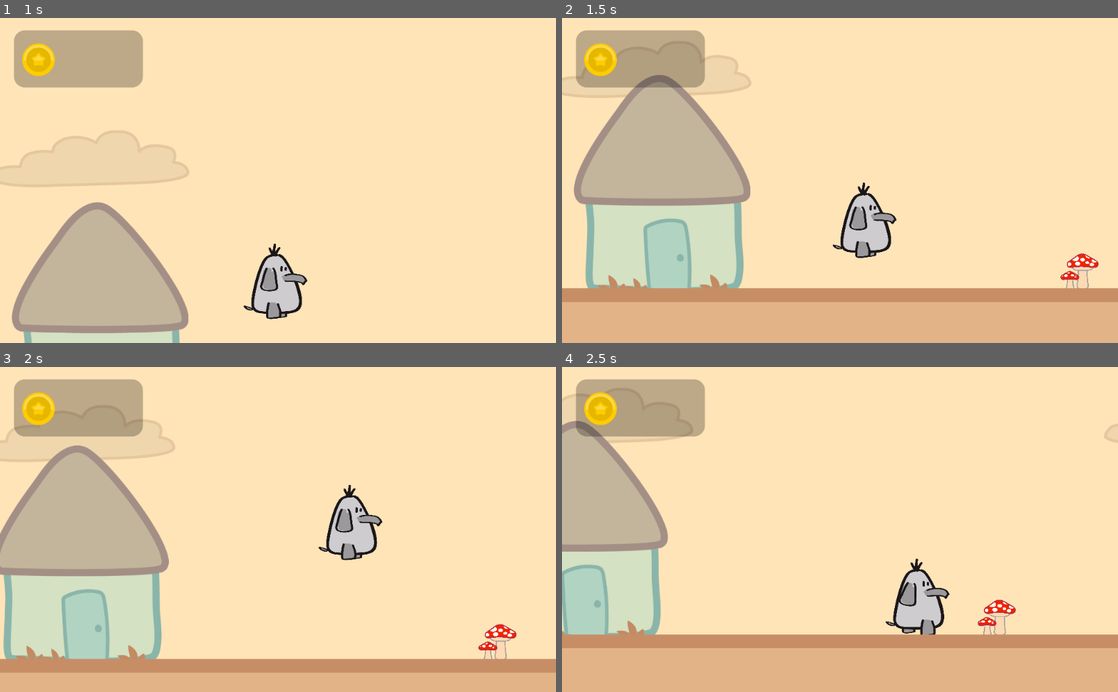
Above: before the commit, frames 1-4 (two rows, left to right).
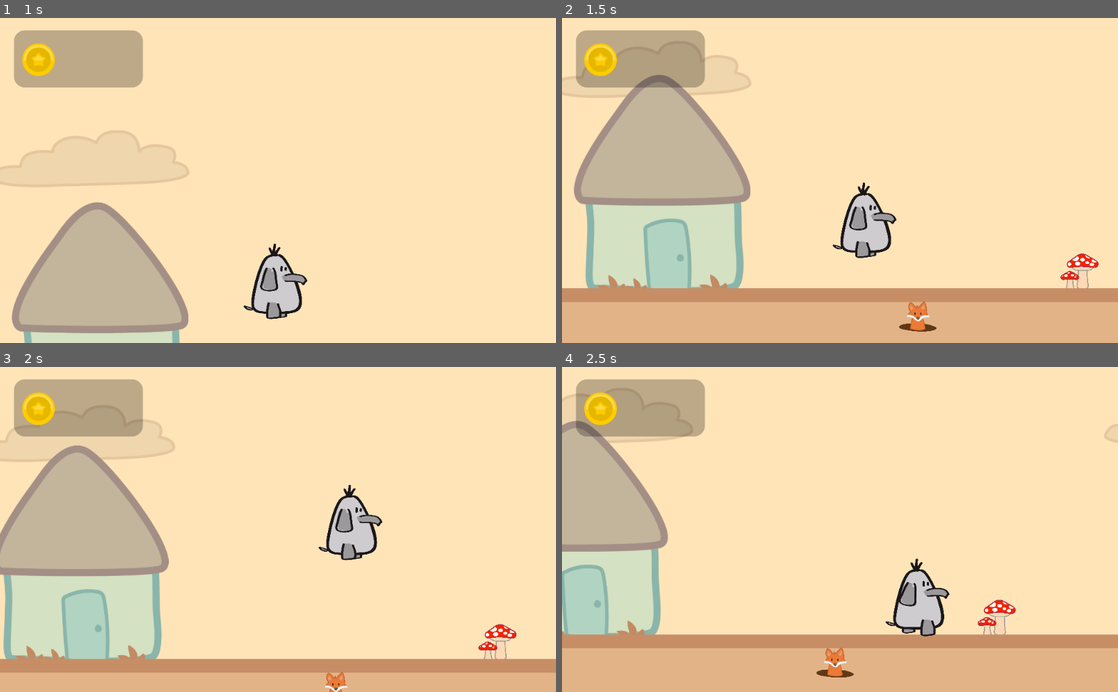
Above: after the commit, the same moments.

Repository: wlaj/allie-the-ellie-mobile-app
Game: Godot game, scene res://scenes/Menu.tscn
Two runs of this game, one before a commit and one after it. Both use one fixed random seed, a clock stepped at 60 frames per second and the inputs below. Video files are missing from this copy of the repository; at most half a second of black plays in their place.
Inputs (mouse positions are in pixels of both pictures, inside the frame that each line leads up to):
- Up to frame 1 (1 s): click (278, 180) at 0.5 s
- Up to frame 2 (1.5 s): move the mouse to (962, 164) at 1.27 s; hold Right (right) from 1.28 s (still down); click (962, 164) at 1.42 s
- Up to frame 3 (2 s): keep holding Right (right); tap Space (jump) at 1.52 s
- Up to frame 4 (2.5 s): keep holding Right (right); move the mouse to (728, 545) at 2.02 s; click (728, 545) at 2.17 s; tap Space (jump) at 2.27 s

Frame 1 is identical in both runs. In frame 2, 0.3% of the frame differs, in the area x 60-68%, y 87-97%; in frame 3, 0.2%; in frame 4, 0.3%, in the area x 45-67%, y 82-96%.

Commit message:
v1.5.2 - Alpha interactions, added background on winter map

Diff:
--- /dev/null
+++ b/Platform/Sprite.gd
@@ -0,0 +1,19 @@
+extends Sprite
+
+
+# Declare member variables here. Examples:
+# var a = 2
+# var b = "text"
+
+
+# Called when the node enters the scene tree for the first time.
+func _input(event):
+	if event is InputEventMouseButton and event.pressed and event.button_index == BUTTON_LEFT:
+		if get_rect().has_point(to_local(event.position)):
+			print("A click!")
+
+
+
+# Called every frame. 'delta' is the elapsed time since the previous frame.
+#func _process(delta):
+#	pass
--- a/Platform/scenes/Allie.gd
+++ b/Platform/scenes/Allie.gd
@@ -36,14 +36,14 @@
 func _on_Fallzone_body_entered(body):
 	get_tree().change_scene("res://scenes/large/Fall-lvl.tscn")
 
-
 func _on_Starthouse_body_entered(body):
 	get_tree().change_scene("res://scenes/small/Cave-lvl.tscn")
-
 
 func _on_Cave_body_entered():
 	get_tree().change_scene("res://scenes/small/Cave-lvl.tscn")
 
 
-func _on_Area2D_body_entered(body):
-	get_tree().change_scene("res://scenes/large/Fall-lvl.tscn")
+
+
+func _on_Startingpoint_body_shape_entered(body_id, body, body_shape, local_shape):
+	get_tree().change_scene("res://scenes/large/Winter-lvl.tscn")
--- a/Platform/scenes/Coin.tscn
+++ b/Platform/scenes/Coin.tscn
@@ -43,6 +43,7 @@
 scale = Vector2( 0.63189, 0.63189 )
 frames = SubResource( 2 )
 animation = "spin"
+frame = 2
 playing = true
 
 [node name="AnimationPlayer" type="AnimationPlayer" parent="."]
--- a/Platform/scenes/large/Fall-lvl.tscn
+++ b/Platform/scenes/large/Fall-lvl.tscn
@@ -12,6 +12,7 @@
 [ext_resource path="res://assets/props/cave/grot.png" type="Texture" id=10]
 [ext_resource path="res://assets/props/nature/Paddenstoel.png" type="Texture" id=11]
 [ext_resource path="res://assets/backgrounds/Achtergrond.png" type="Texture" id=12]
+[ext_resource path="res://scenes/props/Bush-prop.tscn" type="PackedScene" id=13]
 
 [sub_resource type="RectangleShape2D" id=1]
 extents = Vector2( 46.23, 63.2881 )
@@ -140,6 +141,7 @@
 
 [node name="Allie" parent="." instance=ExtResource( 2 )]
 position = Vector2( -520.721, 30.646 )
+z_index = 2
 
 [node name="Camera2D" type="Camera2D" parent="Allie"]
 current = true
@@ -206,7 +208,10 @@
 [node name="TileMap" type="TileMap" parent="."]
 tile_set = ExtResource( 4 )
 format = 1
-tile_data = PoolIntArray( 65518, 3, 0, 131054, 3, 0, 196590, 3, 0, 262126, 3, 0, 327662, 3, 0, 393198, 3, 0, 327718, 5, 0, 327722, 6, 0, 327724, 9, 0, 327728, 10, 0, 4 …(3975 unchanged characters)…
+tile_data = PoolIntArray( 65518, 3, 0, 131054, 3, 0, 196590, 3, 0, 262126, 3, 0, 327662, 3, 0, 393198, 3, 0, 327722, 6, 0, 327724, 9, 0, 327728, 10, 0, 4 …(3975 unchanged characters)…
+
+[node name="Node2D" parent="." instance=ExtResource( 13 )]
+position = Vector2( -377.221, 563.413 )
 
 [connection signal="body_entered" from="Props/Starthouse" to="Allie" method="_on_Starthouse_body_entered"]
 [connection signal="body_entered" from="Props/Cave" to="Allie" method="_on_Cave_body_entered"]
--- a/Platform/scenes/large/Winter-lvl.tscn
+++ b/Platform/scenes/large/Winter-lvl.tscn
@@ -2,10 +2,10 @@
 
 [ext_resource path="res://scenes/HUD.tscn" type="PackedScene" id=1]
 [ext_resource path="res://scenes/Allie.tscn" type="PackedScene" id=2]
+[ext_resource path="res://assets/backgrounds/Achtergrond-winter.png" type="Texture" id=3]
 [ext_resource path="res://world_tileset.tres" type="TileSet" id=4]
 [ext_resource path="res://assets/props/building/Huis.png" type="Texture" id=5]
 [ext_resource path="res://assets/backgrounds/Wolk.png" type="Texture" id=8]
-[ext_resource path="res://assets/backgrounds/Achtergrond.png" type="Texture" id=12]
 
 [sub_resource type="RectangleShape2D" id=1]
 extents = Vector2( 46.23, 63.2881 )
@@ -55,7 +55,7 @@
 [node name="Sprite" type="Sprite" parent="ParallaxBackground/ParallaxLayer"]
 position = Vector2( 0, -43.074 )
 scale = Vector2( 2, 2 )
-texture = ExtResource( 12 )
+texture = ExtResource( 3 )
 centered = false
 
 [node name="ParallaxLayer3" type="ParallaxLayer" parent="ParallaxBackground"]
--- /dev/null
+++ b/Platform/scenes/props/Bush-prop.tscn
@@ -0,0 +1,33 @@
+[gd_scene load_steps=6 format=2]
+
+[ext_resource path="res://assets/props/interactions/vosstaart.png" type="Texture" id=1]
+[ext_resource path="res://scenes/props/Interactions.gd" type="Script" id=2]
+[ext_resource path="res://assets/props/interactions/voshol.png" type="Texture" id=3]
+
+[sub_resource type="RectangleShape2D" id=2]
+extents = Vector2( 64.9577, 40.6707 )
+
+[sub_resource type="SpriteFrames" id=1]
+animations = [ {
+"frames": [ ExtResource( 1 ) ],
+"loop": true,
+"name": "default",
+"speed": 5.0
+}, {
+"frames": [ ExtResource( 3 ) ],
+"loop": true,
+"name": "activated",
+"speed": 5.0
+} ]
+
+[node name="Node2D" type="Area2D"]
+script = ExtResource( 2 )
+
+[node name="CollisionShape2D" type="CollisionShape2D" parent="."]
+shape = SubResource( 2 )
+
+[node name="Sprite" type="AnimatedSprite" parent="."]
+scale = Vector2( 0.125482, 0.125482 )
+frames = SubResource( 1 )
+
+[connection signal="body_entered" from="." to="." method="_on_Node2D_body_entered"]
--- /dev/null
+++ b/Platform/scenes/props/Interactions.gd
@@ -0,0 +1,6 @@
+extends Area2D
+
+
+func _on_Node2D_body_entered(body):
+	print("A click!")
+	$Sprite.play("activated")
--- a/Platform/scenes/small/Cave-lvl.tscn
+++ b/Platform/scenes/small/Cave-lvl.tscn
@@ -190,12 +190,12 @@
 format = 1
 tile_data = PoolIntArray( 65518, 1, 0, 11, 1, 0, 131054, 1, 0, 65547, 1, 0, 196590, 1, 0, 131083, 1, 0, 262126, 1, 0, 1 …(1385 unchanged characters)…
 
-[node name="Area2D" type="Area2D" parent="."]
-position = Vector2( -1071.04, 498.811 )
-
-[node name="CollisionShape2D" type="CollisionShape2D" parent="Area2D"]
+[node name="Startingpoint" type="Area2D" parent="."]
+position = Vector2( 28.329, 496.138 )
+
+[node name="CollisionShape2D" type="CollisionShape2D" parent="Startingpoint"]
 position = Vector2( 1.23938, -135.303 )
 shape = SubResource( 5 )
 
 [connection signal="body_entered" from="Fallzone" to="Allie" method="_on_Fallzone_body_entered"]
-[connection signal="body_entered" from="Area2D" to="Allie" method="_on_Area2D_body_entered"]
+[connection signal="body_shape_entered" from="Startingpoint" to="Allie" method="_on_Startingpoint_body_shape_entered"]
Binary file added: Platform/assets/backgrounds/Achtergrond-winter.png
Not shown, added: Platform/assets/backgrounds/Achtergrond-winter.png.import
Binary file added: Platform/assets/props/interactions/voshol.png
Not shown, added: Platform/assets/props/interactions/voshol.png.import
Binary file added: Platform/assets/props/interactions/vosstaart.png
Not shown, added: Platform/assets/props/interactions/vosstaart.png.import
Not shown: 1 places in Platform/scenes/large/Fall-lvl.tscn that only renumber resources
Not shown, added: Platform/assets/videos/video1.webm
